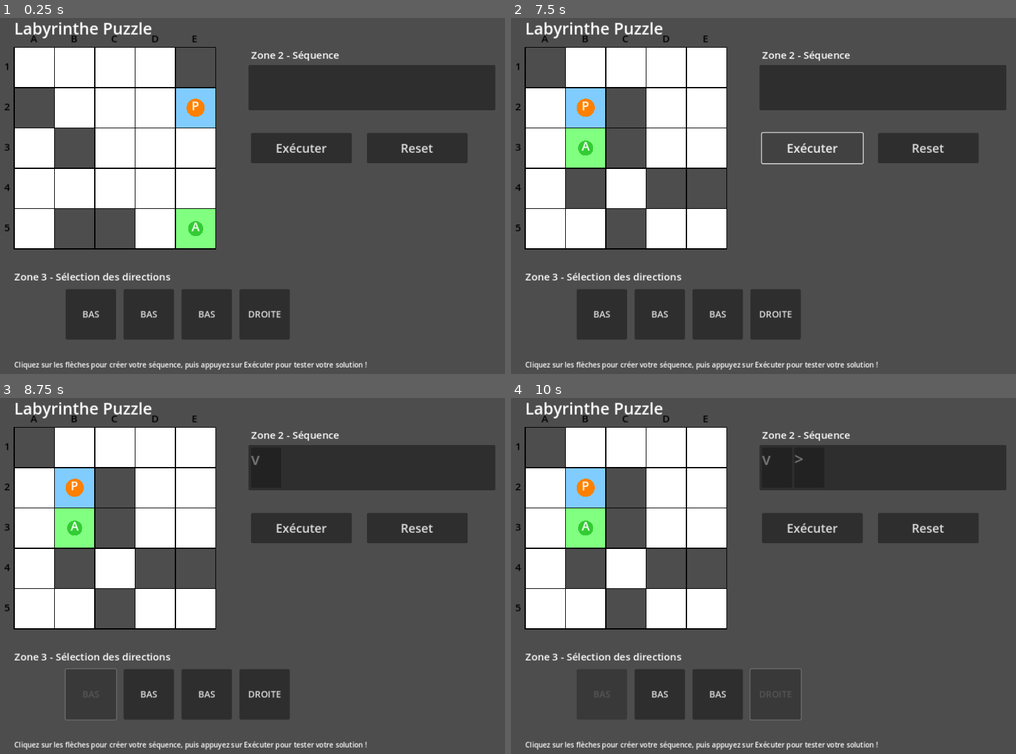
Above: before the commit, frames 1-4 (two rows, left to right).
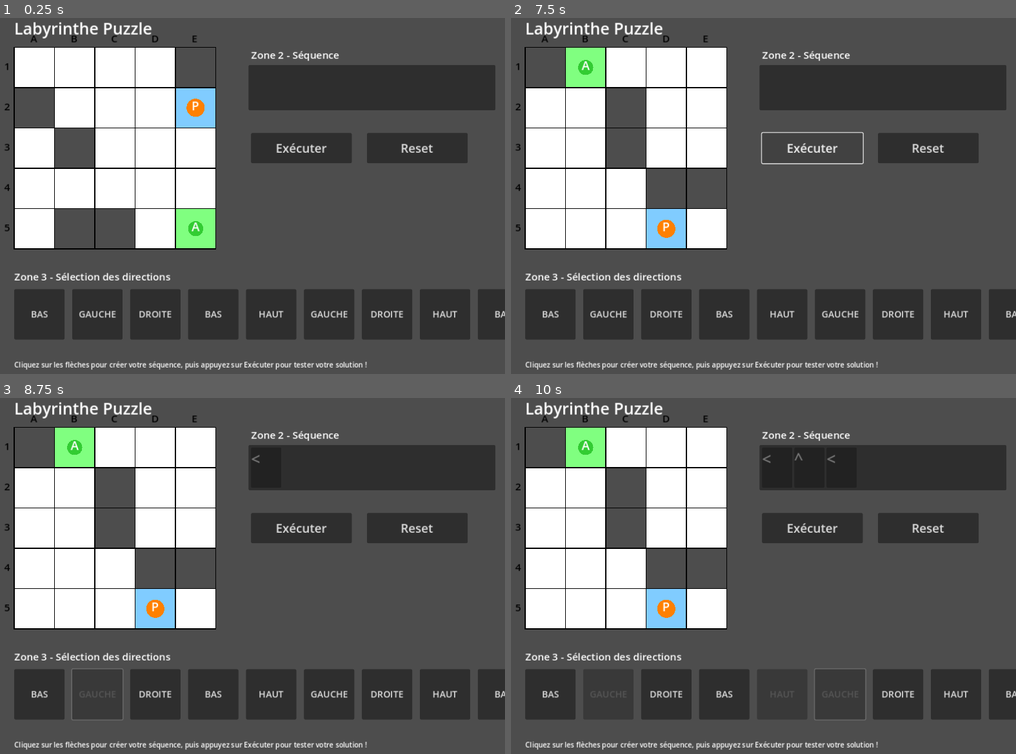
Above: after the commit, the same moments.

Repository: Robbibb/Labirinthe_Godot
Game: Godot game, scene res://Main.tscn
The game is run twice, just before and just after one commit, with the same random seed, the same clock (stepped at 60 frames per second) and the same inputs.
Inputs (mouse positions are in pixels of both pictures, inside the frame that each line leads up to):
- Up to frame 1 (0.25 s): no input
- Up to frame 2 (7.5 s): click "BAS" at 0.5 s; click "BAS" at 1.25 s; click "BAS" at 2 s; click "DROITE" at 2.75 s; click "Exécuter" at 3.5 s; tap Enter at 5, 6.5 s; tap Space at 5.75, 7.25 s
- Up to frame 3 (8.75 s): click (95, 693) at 8 s, where only the run after the commit has a clickable "GAUCHE"
- Up to frame 4 (10 s): click (783, 693) at 8.75 s, where only the run after the commit has a clickable "HAUT"; click (839, 693) at 9.5 s, where only the run after the commit has a clickable "GAUCHE"

The runs differ from the first frame. In frame 1, 7.9% of the frame differs, in the area x 2-100%, y 76-91%; in frame 2, 13%, in the area x 2-100%, y 8-91%; in frame 3, 13%; in frame 4, 11%.

Commit message:
Améliorer la génération de niveaux avec plus de variété
- Créer des chemins en zigzag au lieu de lignes droites
- Ajouter au moins 2 mouvements de chaque direction (DROITE, GAUCHE, HAUT, BAS)
- Augmenter le nombre total de mouvements disponibles
- Garantir que toutes les directions sont représentées

Diff:
--- a/GameManager.gd
+++ b/GameManager.gd
@@ -53,9 +53,15 @@
 	var solution_path = generate_solution_path()
 	available_moves = solution_path.duplicate()
 
-	# Ajouter quelques mouvements supplémentaires aléatoires
-	var extra_moves = randi() % 3 + 1
-	for i in range(extra_moves):
+	# Ajouter des mouvements supplémentaires variés (au moins 2 de chaque direction)
+	var extra_per_direction = 2
+	for dir in range(4):
+		for i in range(extra_per_direction):
+			available_moves.append(dir)
+
+	# Ajouter quelques mouvements aléatoires supplémentaires
+	var random_extras = randi() % 4 + 2
+	for i in range(random_extras):
 		available_moves.append(randi() % 4)
 
 	# Mélanger les mouvements
@@ -69,37 +75,37 @@
 		grid.setup_grid(start_pos, end_pos, obstacles)
 
 func generate_solution_path() -> Array:
-	"""Génère un chemin solution du départ à l'arrivée"""
+	"""Génère un chemin solution du départ à l'arrivée avec des zigzags"""
 	var path = []
 	var pos = start_pos
-	var visited = {}
-	visited[pos] = true
-
-	# Utiliser un algorithme simple : aller vers la cible
+
+	# Créer un chemin avec des zigzags pour plus de variété
+	var steps_x = abs(end_pos.x - start_pos.x)
+	var steps_y = abs(end_pos.y - start_pos.y)
+
+	var dir_x = Direction.RIGHT if end_pos.x > start_pos.x else Direction.LEFT
+	var dir_y = Direction.DOWN if end_pos.y > start_pos.y else Direction.UP
+
+	# Alterner entre mouvements X et Y pour créer un zigzag
+	var use_x = true
+
 	while pos != end_pos:
-		var diff = end_pos - pos
-		var possible_dirs = []
-
-		# Prioriser la direction vers la cible
-		if diff.x > 0:
-			possible_dirs.append(Direction.RIGHT)
-		elif diff.x < 0:
-			possible_dirs.append(Direction.LEFT)
-
-		if diff.y > 0:
-			possible_dirs.append(Direction.DOWN)
-		elif diff.y < 0:
-			possible_dirs.append(Direction.UP)
-
-		if possible_dirs.is_empty():
+		if use_x and pos.x != end_pos.x:
+			# Se déplacer horizontalement
+			path.append(dir_x)
+			pos += direction_vectors[dir_x]
+		elif pos.y != end_pos.y:
+			# Se déplacer verticalement
+			path.append(dir_y)
+			pos += direction_vectors[dir_y]
+		else:
 			break
 
-		var chosen_dir = possible_dirs[randi() % possible_dirs.size()]
-		path.append(chosen_dir)
-		pos += direction_vectors[chosen_dir]
-
-		# Sécurité : limiter la longueur du chemin
-		if path.size() > 20:
+		# Alterner pour créer un zigzag
+		use_x = not use_x
+
+		# Sécurité
+		if path.size() > 30:
 			break
 
 	return path
